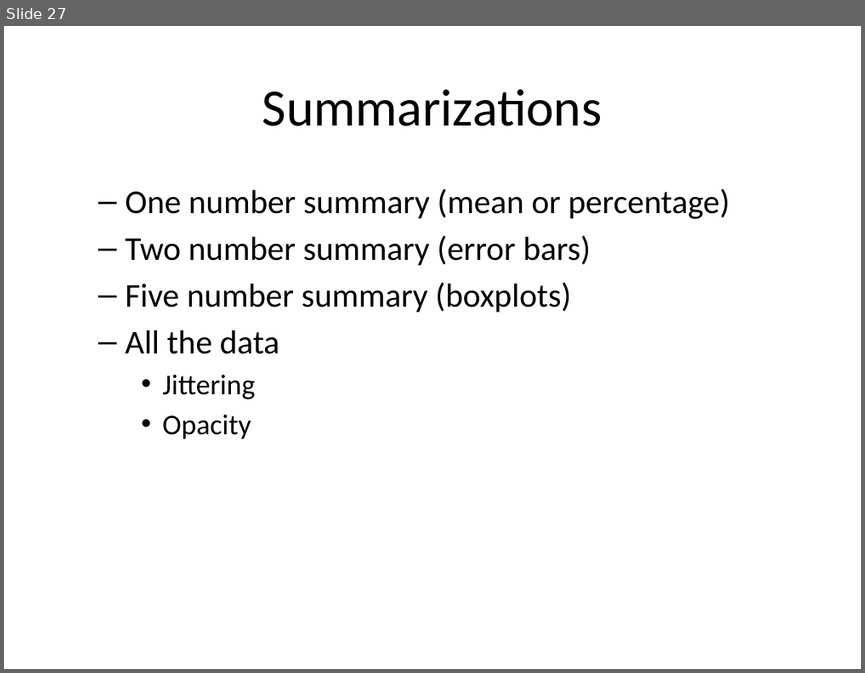
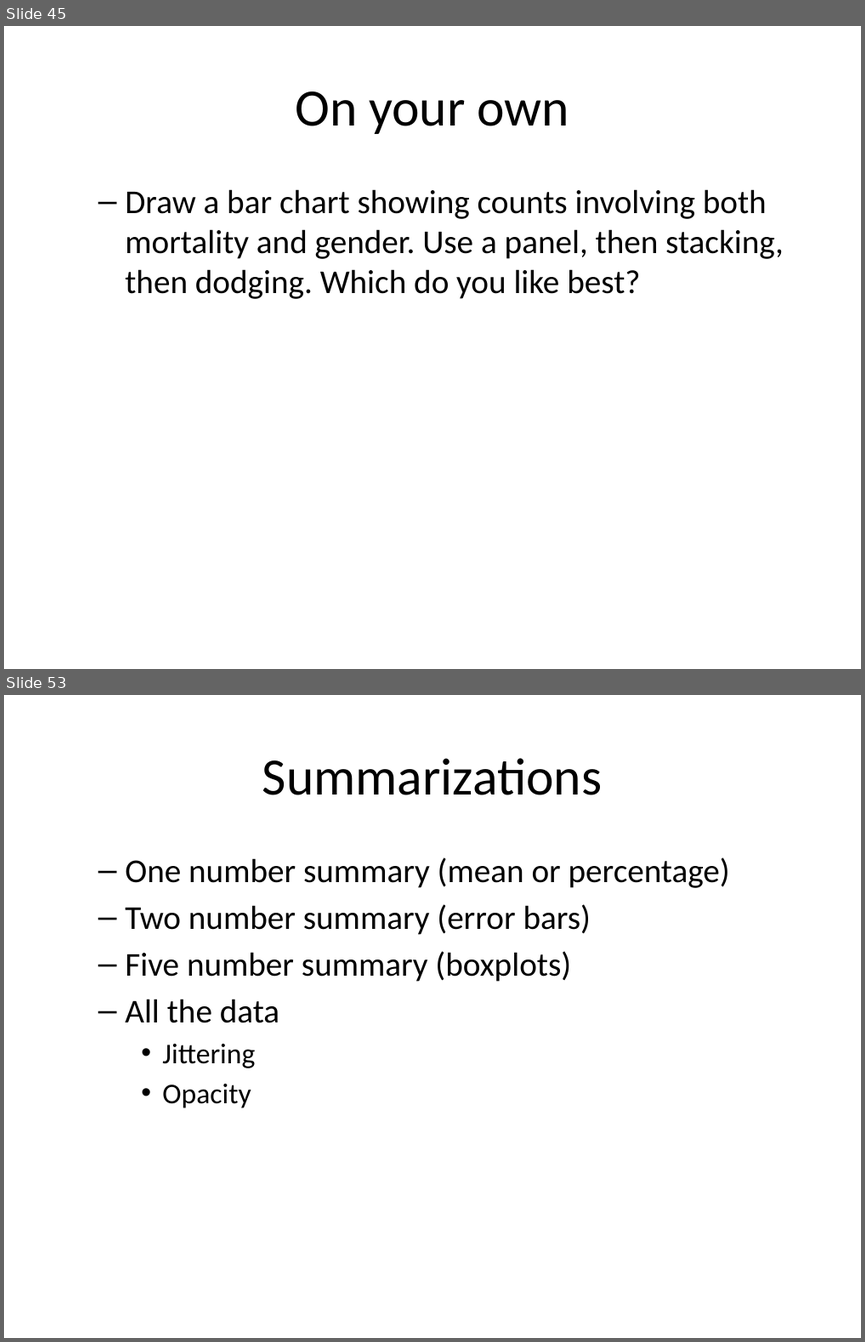
Before and after one commit to pmean/data-visualization, a slide deck: src/data-visualization-02-bars.pptx. Shown one above the other, each under a label of ours: slide 27 before the commit, slides 45 and 53 after it; the slides between them are not shown. The pictures are 865x673 and 865x1342 pixels, drawn with LibreOffice and Linux fonts; fonts in the diff are those of the drawing. Boxes give left, top, right and bottom in pixels: in the first picture for what was removed or moved away, otherwise in the second. Text is boxed around its words. In the diff, an @@ line names an element or a change of style, - is before the commit and + after.

```diff
--- a/src/data-visualization-02-bars.pptx
+++ b/src/data-visualization-02-bars.pptx
@@ slide 45 added at bbox=[4, 26, 861, 669], background #FFFFFF @@
@@ title added at bbox=[295, 91, 570, 134], 44 pt, text #000000 @@
+On your own
@@ text added at bbox=[125, 189, 783, 299], 28 pt, text #000000 @@
+  – Draw a bar chart showing counts involving both mortality and gender. Use a panel, then stacking, then dodging. Which do you like best?
@@ what was slide 27 is now slide 53 @@
```
Also in this commit, not shown: 2 slides changed, 32 other slides added, 13 other files.
